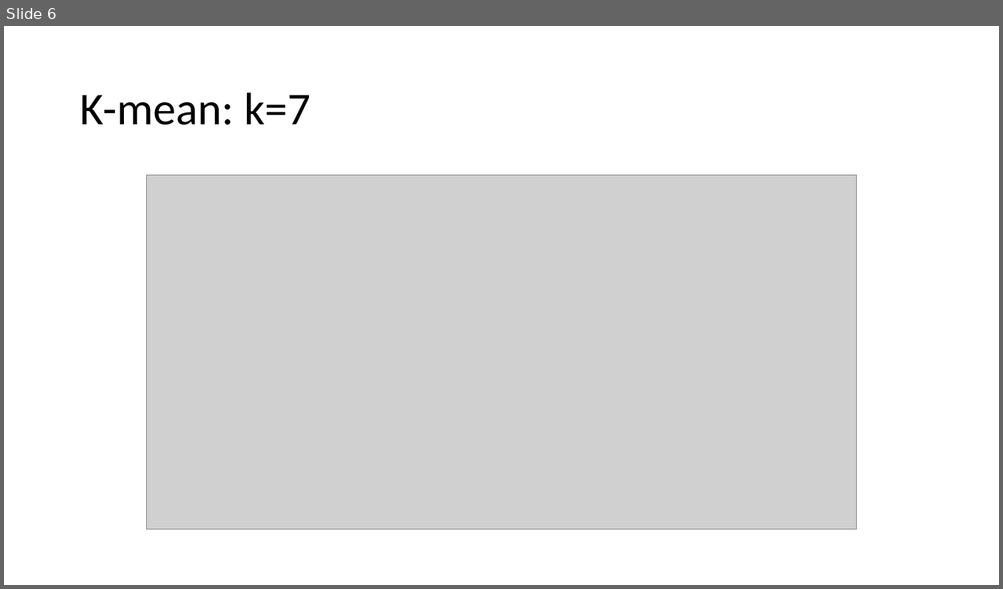
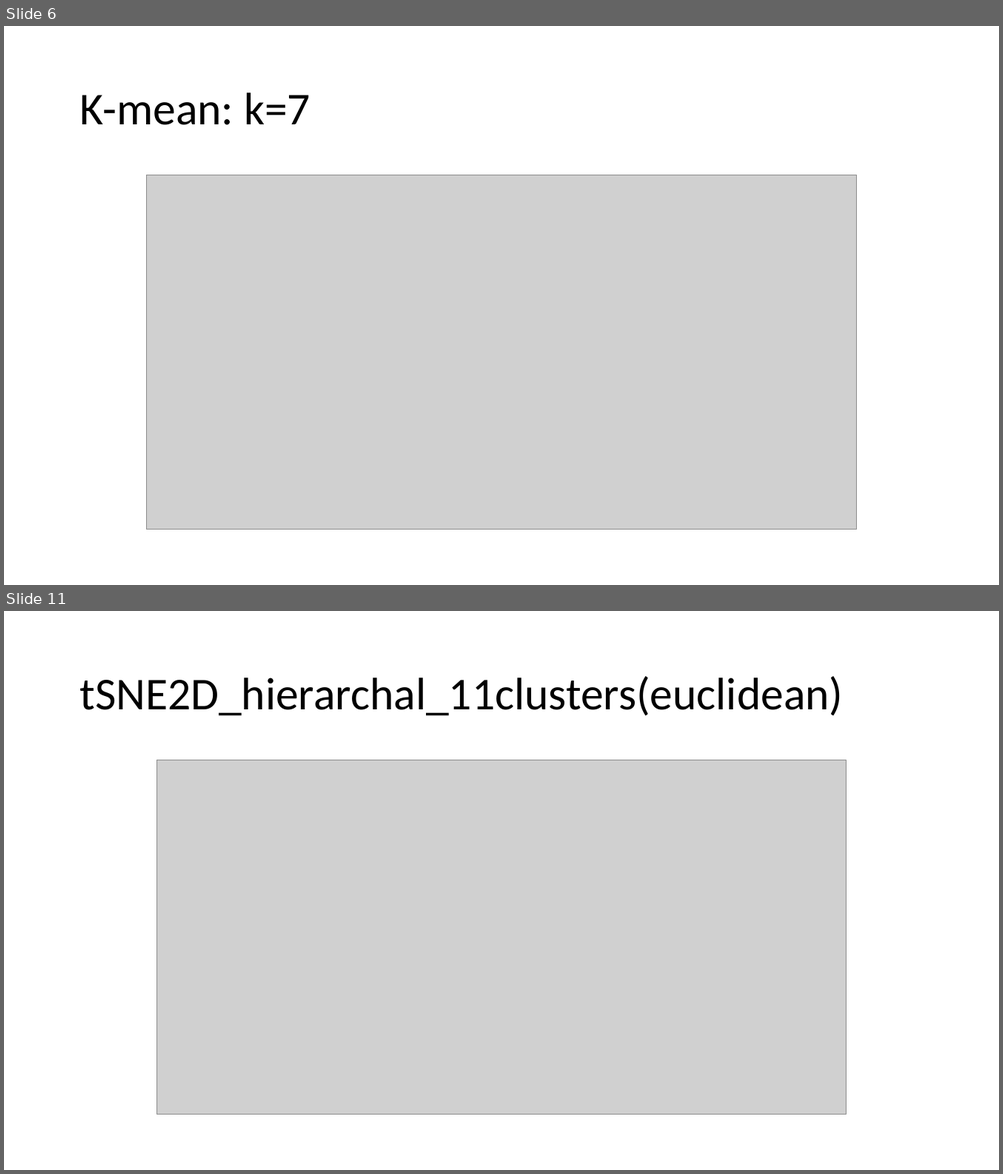
Before and after one commit to clintko/DukeDataPlus2018_DLSC, a slide deck: process_images/meeting618.pptx. Shown one above the other, each under a label of ours: slide 6 before the commit, slides 6 and 11 after it; the slides between them are not shown. The pictures are 1003x589 and 1003x1174 pixels, drawn with LibreOffice and Linux fonts; fonts in the diff are those of the drawing; grey boxes stand for pictures. Boxes give left, top, right and bottom in pixels: in the first picture for what was removed or moved away, otherwise in the second. Text is boxed around its words. In the diff, an @@ line names an element or a change of style, - is before the commit and + after.

```diff
--- a/process_images/meeting618.pptx
+++ b/process_images/meeting618.pptx
@@ slide 11 added at bbox=[4, 611, 999, 1170], background #FFFFFF @@
@@ title added at bbox=[79, 676, 842, 716], 44 pt, text #000000 @@
+tSNE2D_hierarchal_11clusters(euclidean)
@@ picture added at bbox=[157, 760, 845, 1116] @@
```
Also in this commit, not shown: 7 other slides added, 1 slide removed, 8 other files.
